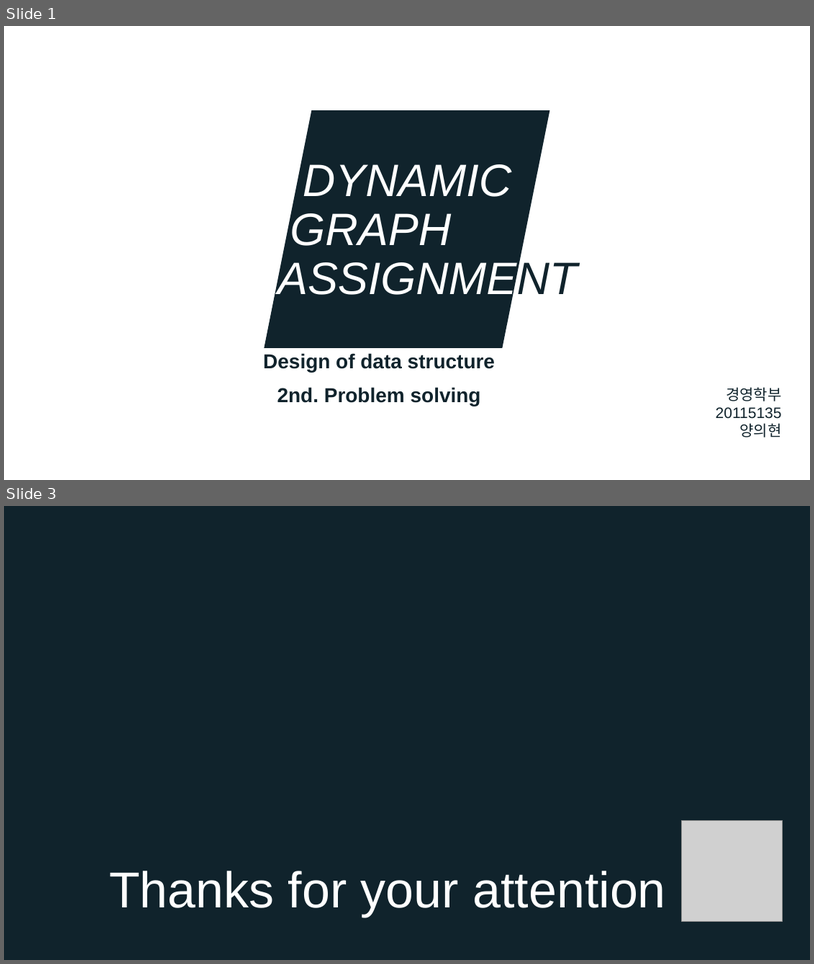
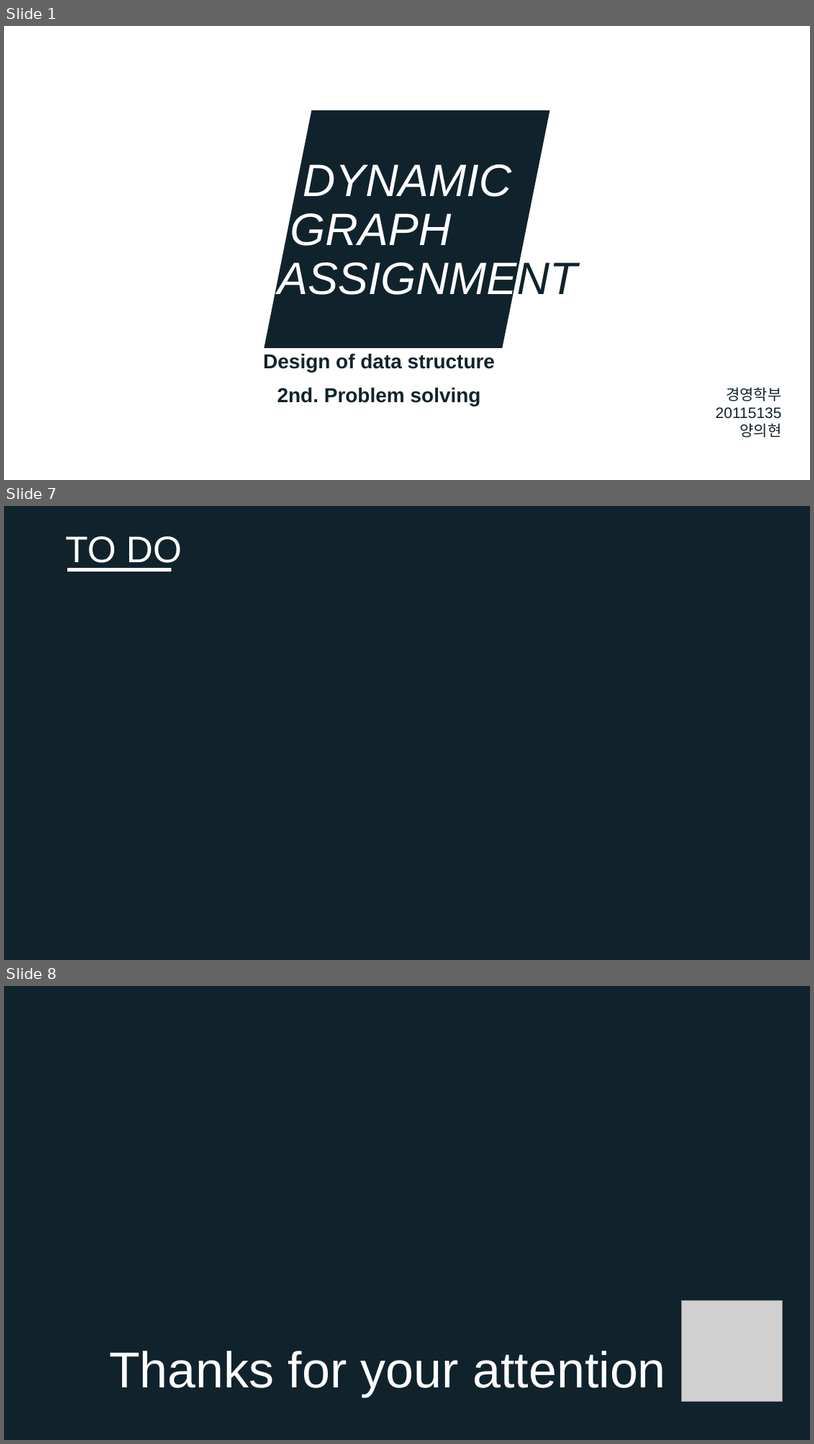
Before and after one commit to noahluftyang/data-structure-design-assignment, a slide deck: dynamic-graph/slides/2nd-dynamic-graph-problem-solving.pptx. Shown one above the other, each under a label of ours: slides 1 and 3 before the commit, slides 1, 7 and 8 after it; the slides between them are not shown. The pictures are 814x964 and 814x1444 pixels, drawn with LibreOffice and Linux fonts; fonts in the diff are those of the drawing; grey boxes stand for pictures. Boxes give left, top, right and bottom in pixels: in the first picture for what was removed or moved away, otherwise in the second. Text is boxed around its words. In the diff, an @@ line names an element or a change of style, - is before the commit and + after.

```diff
--- a/dynamic-graph/slides/2nd-dynamic-graph-problem-solving.pptx
+++ b/dynamic-graph/slides/2nd-dynamic-graph-problem-solving.pptx
@@ slide 7 added at (4, 506, 810, 960), background #FFFFFF @@
@@ rectangle added at (4, 506, 810, 960), fill #10232C @@
@@ title added at (65, 536, 182, 569), 44 pt, text #FFFFFF @@
+TO DO
@@ rectangle added at (67, 568, 172, 572), fill #FFFFFF @@
@@ what was slide 3 is now slide 8 @@
```
Also in this commit, not shown: 5 other slides added, 1 slide removed, 3 other files.
